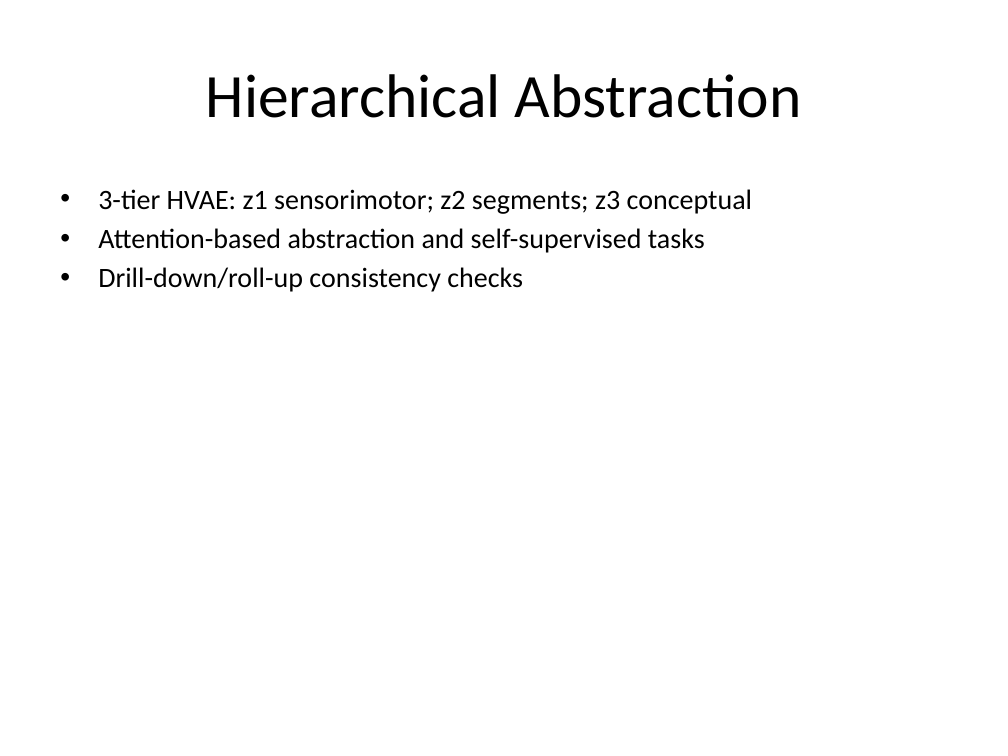
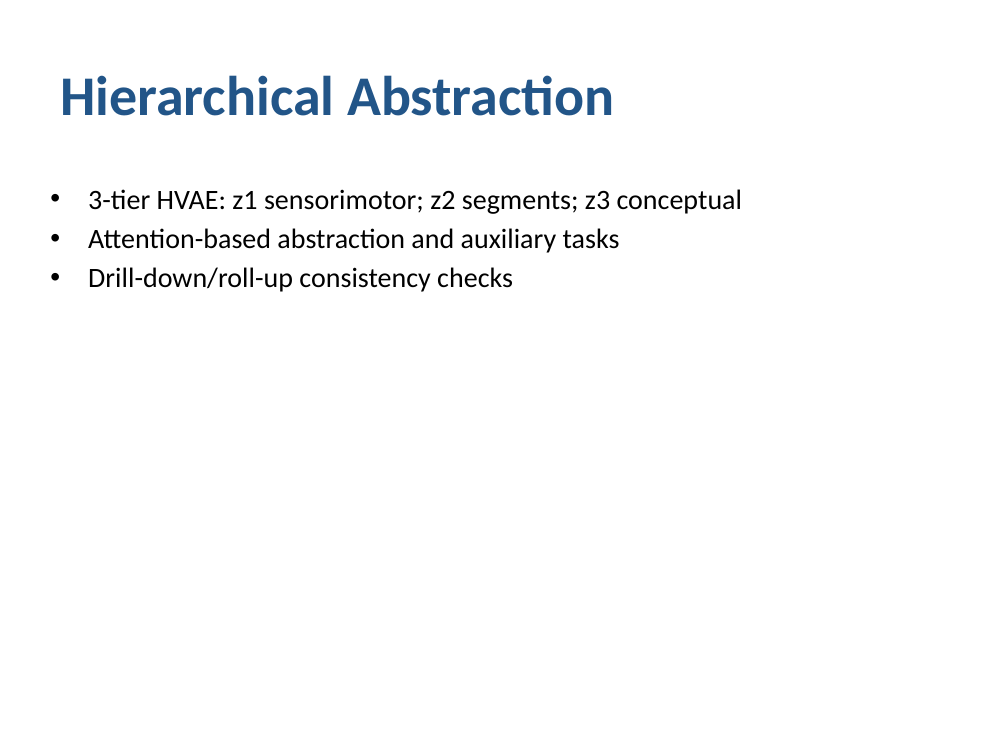
Before and after one commit to csmangum/latent_experience_modeling, a slide deck: slide 8 of CIMC_Proposal_Presentation.pptx. Drawn at 1008x756 pixels with LibreOffice and Linux fonts; fonts in the diff are those of the drawing. Boxes give left, top, right and bottom in pixels: in the first picture for what was removed or moved away, otherwise in the second. Text is boxed around its words. In the diff, an @@ line names an element or a change of style, - is before the commit and + after.

```diff
--- a/CIMC_Proposal_Presentation.pptx
+++ b/CIMC_Proposal_Presentation.pptx
@@ title "Hierarchical Abstraction" at box(60, 75, 614, 116): size 44 to 40 pt, text colour #000000 to #225588, bold on; alignment centre to left @@
@@ text at box(88, 228, 620, 253): text changed @@
-• Attention-based abstraction and self-supervised tasks
+• Attention-based abstraction and auxiliary tasks
```
Also in this commit, not shown: 14 other slides changed, 2 other files.
